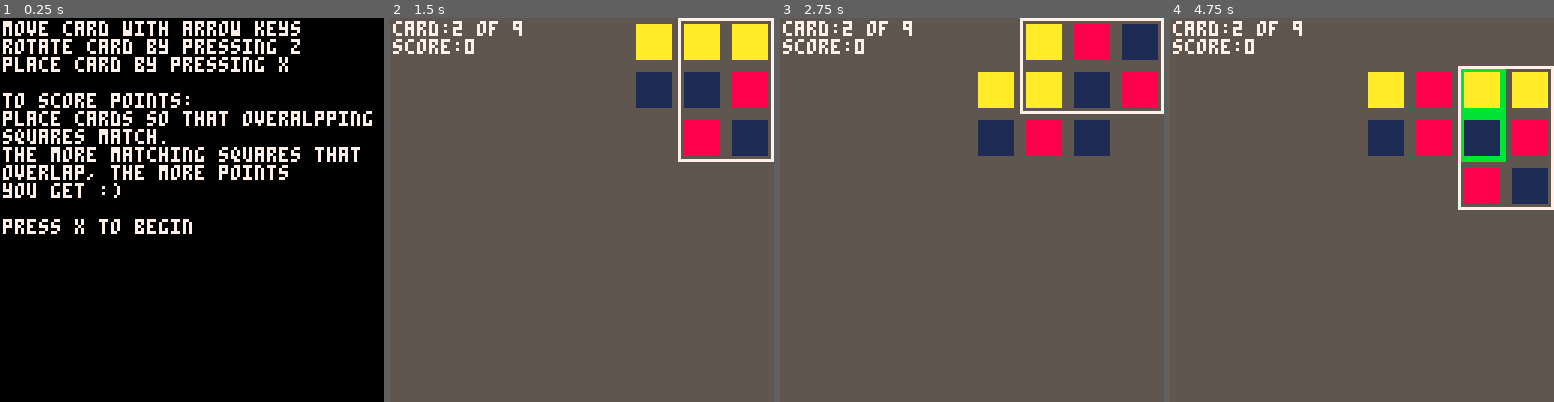
Above: before the commit, frames 1-4 (left to right).
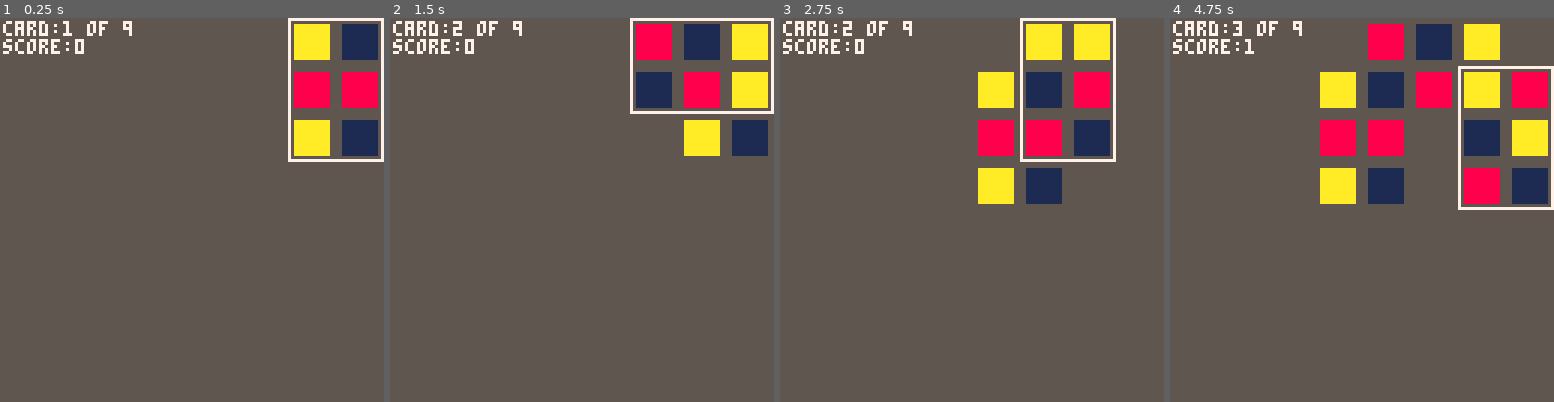
Above: after the commit, the same moments.

Repository: shen-sat/orchard
Game: PICO-8 cartridge game.p8
Same seed, same stepped clock (60 frames per second), same inputs: the game is played once before the commit and once after it.
Inputs:
- Up to frame 1 (0.25 s): no input
- Up to frame 2 (1.5 s): tap X (X key) at 0.33, 1.07 s; tap O (Z key) at 0.7 s
- Up to frame 3 (2.75 s): hold Right 1.6-2.1 s; tap O (Z key) at 1.7, 2.1, 2.5 s; tap X (X key) at 1.85 s; hold Up 2.15-2.42 s; hold Right from 2.47 s (still down)
- Up to frame 4 (4.75 s): tap O (Z key) every 0.4 s from 2.9 to 4.5 s; tap X (X key) at 2.97, 4.08 s; release Right at 3.03 s; hold Left 3.08-3.58 s; hold Down 3.63-3.97 s; hold Right 4.02-4.68 s; hold Up from 4.73 s (still down)

The runs differ from the first frame. In frame 1, 99% of the frame differs, in the area x 0-100%, y 0-100%; in frame 2, 5.5%; in frame 3, 8.2%; in frame 4, 12%.

Commit message:
General refactor

Diff:
--- a/game.p8
+++ b/game.p8
@@ -3,7 +3,7 @@
 __lua__
 function _init()
   game = {}
-  intro()
+  start_game()
 end
 
 function _update()
@@ -12,34 +12,6 @@
 
 function _draw()
   game.draw()
-end
-
-function intro()
-  game.update = intro_update
-  game.draw = intro_draw
-end
-
-function intro_update()
-  if btnp(5) then start_game() end
-end
-
-function intro_draw()
-  cls()
-
-  print('move card with arrow keys',1,1,7)
-  print('rotate card by pressing z')
-  print('place card by pressing x')
-  print('')
-  print('to score points:')
-  print('place cards so that overalpping')
-  print('squares match.')
-  print('the more matching squares that')
-  print('overlap, the more points')
-  print('you get :)')
-  print('')
-  print('press x to begin')
-
-
 end
 
 function start_game()
Not shown, changed: TODO.txt
